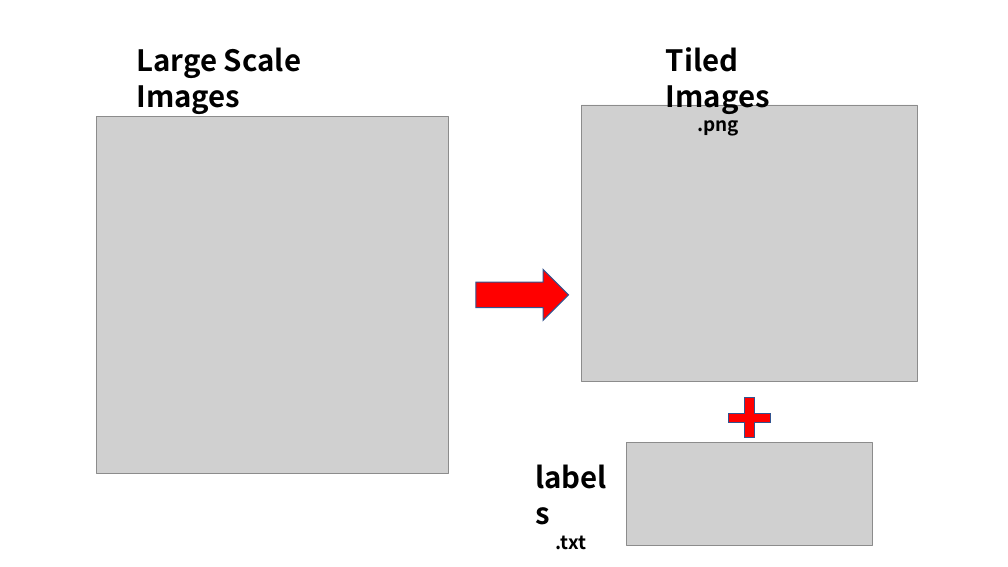
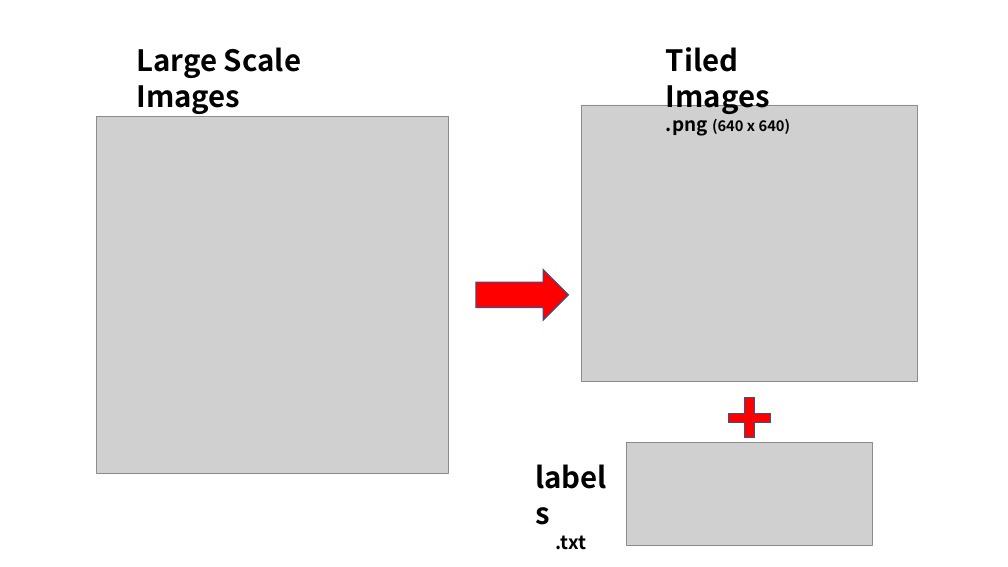
Before and after one commit to hslee4716/CCMCT, a slide deck: slide 5 of 발표자료/CCMCT_중간발표.pptx. Drawn at 1008x567 pixels with LibreOffice and Linux fonts; fonts in the diff are those of the drawing; grey boxes stand for pictures. Boxes give left, top, right and bottom in pixels: in the first picture for what was removed or moved away, otherwise in the second. Text is boxed around its words. In the diff, an @@ line names an element or a change of style, - is before the commit and + after.

```diff
--- a/발표자료/CCMCT_중간발표.pptx
+++ b/발표자료/CCMCT_중간발표.pptx
@@ text at (666,119,791,136): text changed; size 18 to 14 pt @@
-.png
+.png (640 x 640)
```
Also in this commit, not shown: 2 slides added, 1 slide removed, 2 other files.
